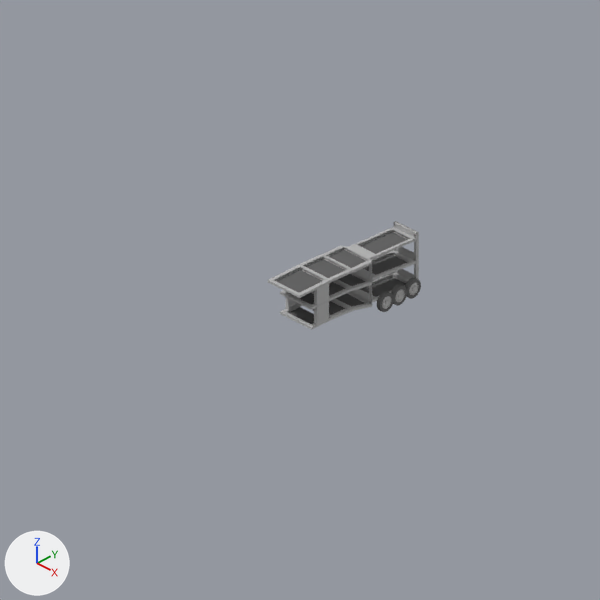
What one commit did to the Blender file bus-lorry/Lorry/leyland-daf-95-artic.blend.
One viewpoint serves both versions: the file's camera 'Camera'. The lights are fixed; the arrows at lower left show +X, +Y and +Z.
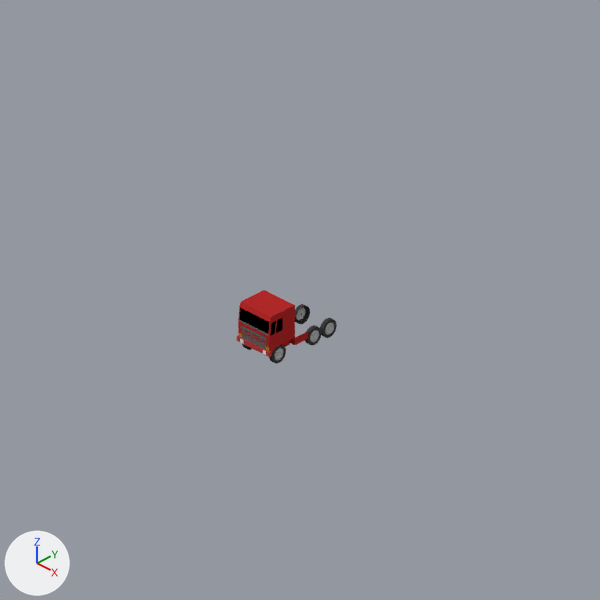
Edits to the bpy script that builds the scene:
```text
Change ob_cube_003:
    ob_cube_003.location: (0.0, -0.13, 2.93) -> (0.0, -3.32, 2.93)
    add ob_cube_003.hide_set(True)  # its collection is switched off
Change ob_circle_006:
    ob_circle_006.location: (-0.01, 5.41, 0.0) -> (-0.01, 2.05, 0.11)
    ob_circle_006.scale: (1.27, 1.32, 1.21) -> (1.09, 1.13, 1.21)
    add ob_circle_006.hide_set(True)  # its collection is switched off
Change ob_circle_003:
    ob_circle_003.location: (-0.01, 6.16, 0.0) -> (-0.01, 3.63, 0.11)
    ob_circle_003.scale: (1.27, 1.32, 1.21) -> (1.09, 1.13, 1.21)
    add ob_circle_003.hide_set(True)  # its collection is switched off
Change ob_circle_002:
    ob_circle_002.location: (-0.01, 6.95, 0.0) -> (-0.01, 2.85, 0.11)
    ob_circle_002.scale: (1.27, 1.32, 1.21) -> (1.09, 1.13, 1.21)
    add ob_circle_002.hide_set(True)  # its collection is switched off
Change ob_cube_016:
    ob_cube_016.location: (0.0, -0.13, 2.0) -> (0.0, -3.32, 2.0)
    add ob_cube_016.hide_set(True)  # its collection is switched off
Change ob_cube_015:
    ob_cube_015.location: (0.0, -0.13, 0.98) -> (0.0, -3.32, 0.98)
    add ob_cube_015.hide_set(True)  # its collection is switched off
Change ob_circle_001:
    ob_circle_001.location: (-0.01, 2.68, 0.0) -> (-0.01, 2.18, 0.1)
    ob_circle_001.scale: (1.41, 1.47, 1.21) -> (1.21, 1.26, 1.21)
    remove ob_circle_001.hide_set(True)  # its collection is switched off
Change ob_circle_004:
    ob_circle_004.location: (-0.01, 1.69, 0.0) -> (-0.01, 1.32, 0.1)
    ob_circle_004.scale: (1.41, 1.47, 1.21) -> (1.21, 1.26, 1.21)
    remove ob_circle_004.hide_set(True)  # its collection is switched off
Change ob_circle:
    ob_circle.location: (-0.01, -0.67, 0.0) -> (-0.01, -0.71, 0.1)
    ob_circle.scale: (1.41, 1.47, 1.24) -> (1.21, 1.26, 1.24)
    remove ob_circle.hide_set(True)  # its collection is switched off
Change ob_cube_614:
    ob_cube_614.location: (0.0, -2.53, 1.34) -> (0.0, -2.3, 1.34)
    remove ob_cube_614.hide_set(True)  # its collection is switched off
    ob_cube_614.scale: (1.0, 0.914, 1.02) -> (0.86, 0.914, 1.02)
```

Boxes [x1, y1, x2, y2] around the edits, measured in the pictures (600 x 600 px):
'Cube.003', hidden: before [268, 221, 419, 298]
'Cube.614', shown (red): after [237, 290, 308, 357]
'Cube.015', hidden: before [280, 222, 419, 330]
'Cube.016', hidden: before [280, 247, 416, 310]
'Circle.001', shown: after [295, 304, 337, 338]
'Circle.006', hidden: before [377, 291, 393, 312]
'Circle.002', hidden: before [405, 278, 421, 299]
'Circle.003', hidden: before [391, 285, 407, 306]
'Circle.004', shown: after [305, 325, 322, 345]
'Circle', shown: after [242, 344, 286, 364]
